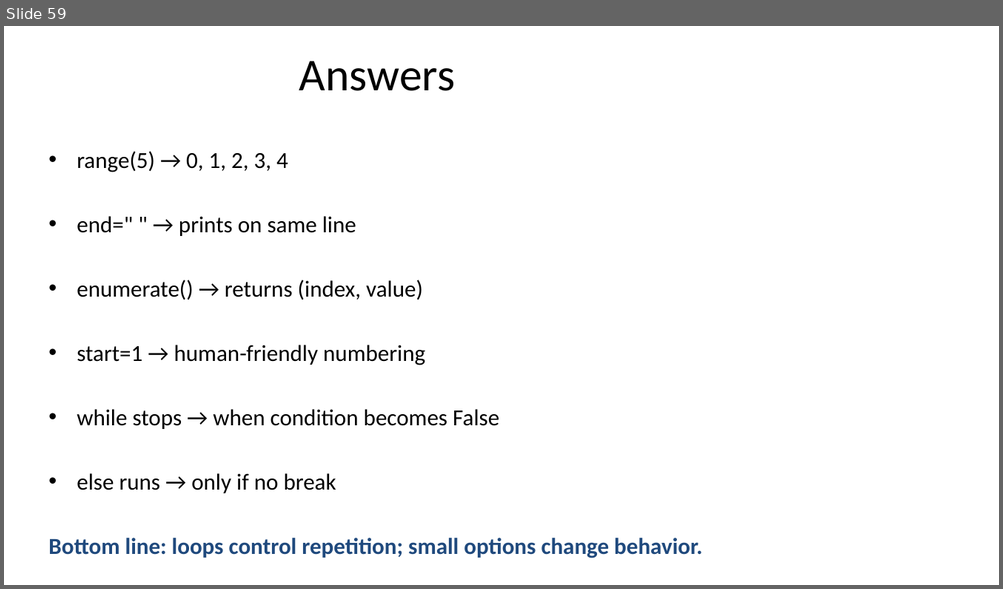
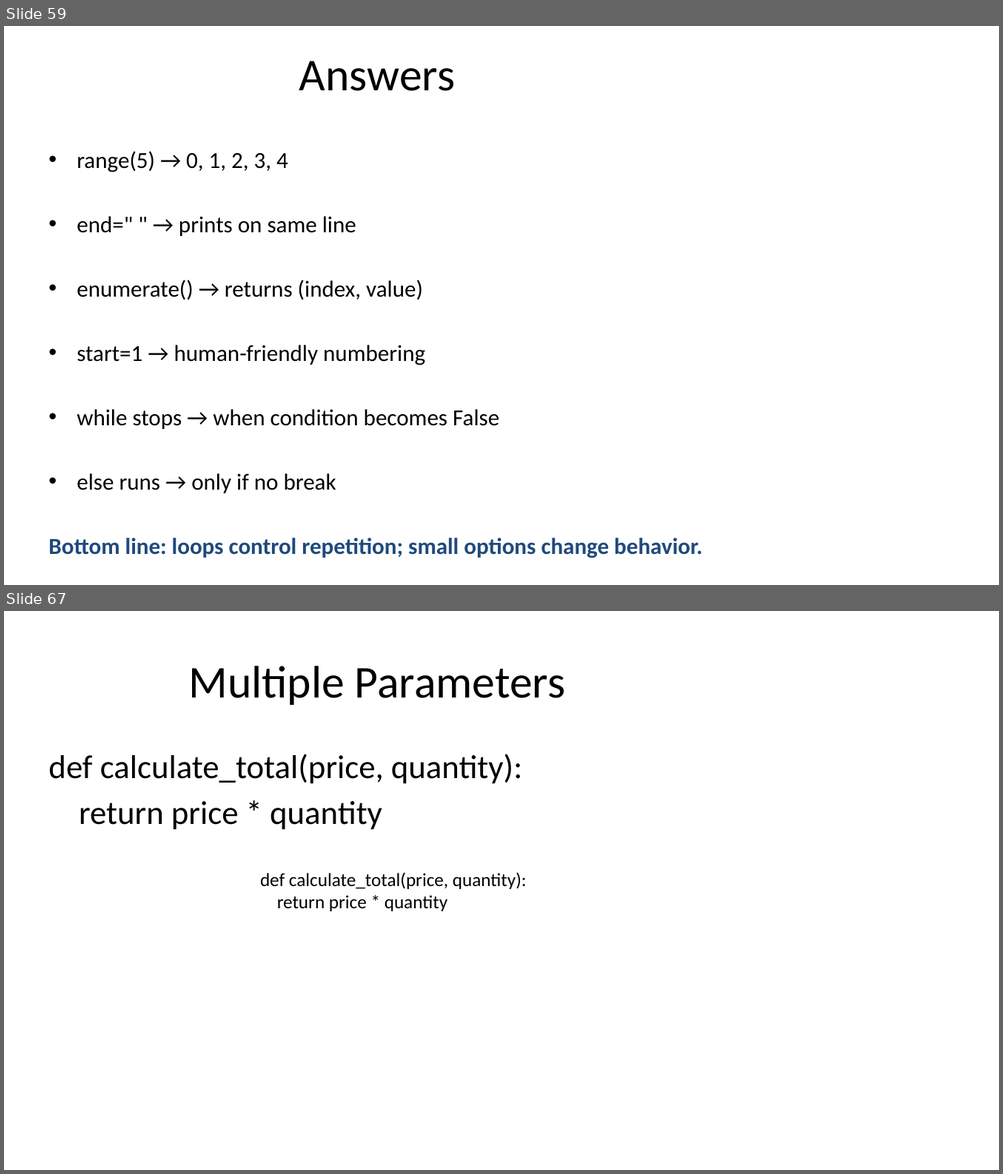
Before and after one commit to seanwhs/3-Day-Python-Crash-Course, a slide deck: Python_Crash_Course_2025.pptx. Shown one above the other, each under a label of ours: slide 59 before the commit, slides 59 and 67 after it; the slides between them are not shown. The pictures are 1003x589 and 1003x1174 pixels, drawn with LibreOffice and Linux fonts; fonts in the diff are those of the drawing. Boxes give left, top, right and bottom in pixels: in the first picture for what was removed or moved away, otherwise in the second. Text is boxed around its words. In the diff, an @@ line names an element or a change of style, - is before the commit and + after.

```diff
--- a/Python_Crash_Course_2025.pptx
+++ b/Python_Crash_Course_2025.pptx
@@ slide 67 added at box(4, 611, 999, 1170), background #FFFFFF @@
@@ title added at box(188, 666, 565, 705), 44 pt, text #000000 @@
+Multiple Parameters
@@ text added at box(48, 754, 522, 830), 32 pt, text #000000 @@
+def calculate_total(price, quantity):
+return price * quantity
@@ text added at box(260, 872, 526, 911), 18 pt, text #000000 @@
+def calculate_total(price, quantity):
+return price * quantity
```
Also in this commit, not shown: 1 slide changed, 21 other slides added, 1 slide removed.
